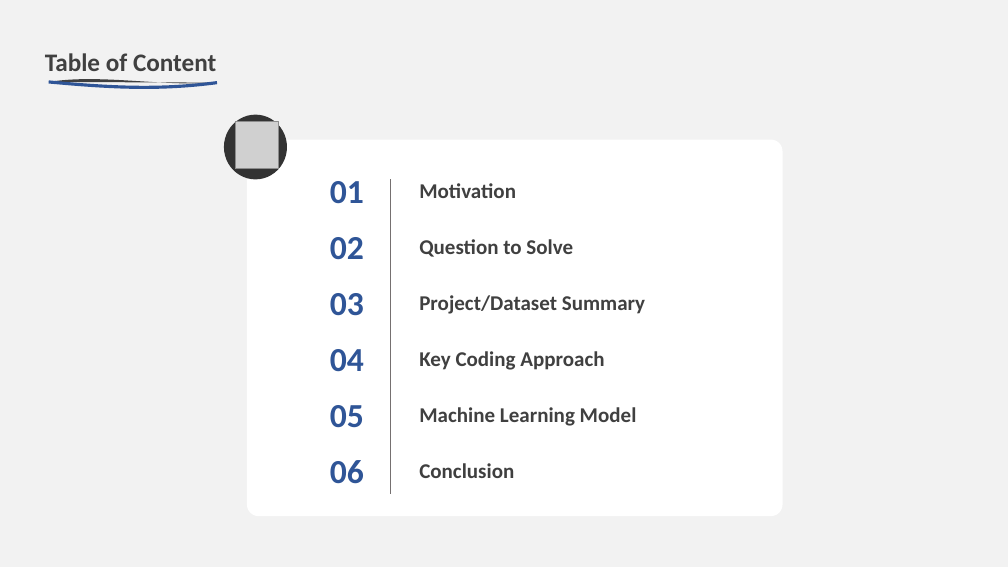
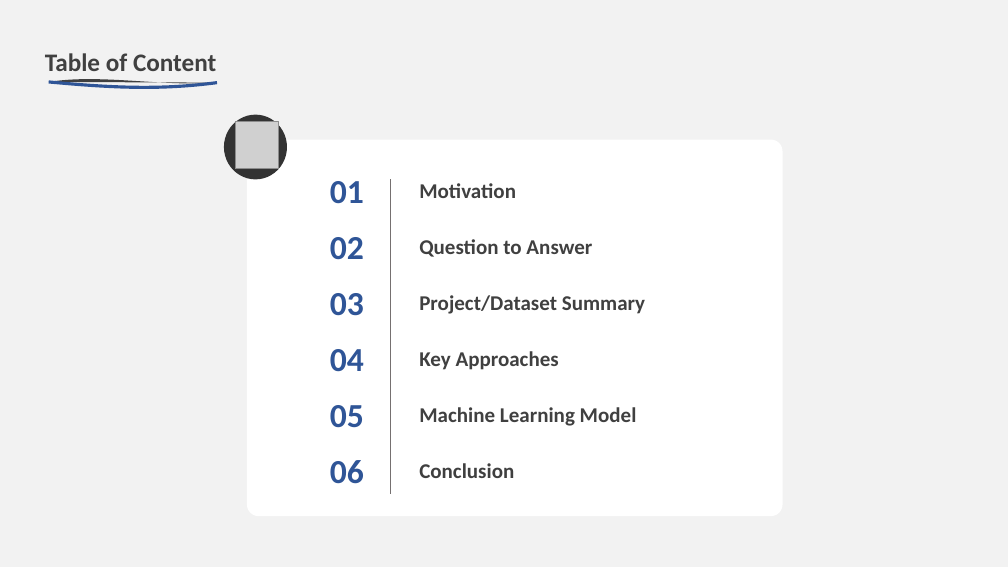
Before and after one commit to hej6853/Rowdy_Rooster_Project3, a slide deck: slide 2 of Factfulness_FINAL.pptx. Drawn at 1008x567 pixels with LibreOffice and Linux fonts; fonts in the diff are those of the drawing; grey boxes stand for pictures. Boxes give left, top, right and bottom in pixels: in the first picture for what was removed or moved away, otherwise in the second. Text is boxed around its words. In the diff, an @@ line names an element or a change of style, - is before the commit and + after.

```diff
--- a/Factfulness_FINAL.pptx
+++ b/Factfulness_FINAL.pptx
@@ text at <box>419,239,592,257</box>: text changed @@
-Question to Solve
+Question to Answer
@@ text at <box>419,351,559,370</box>: text changed @@
-Key Coding Approach
+Key Approaches
```
Also in this commit, not shown: 1 other slide changed, 2 other files.
